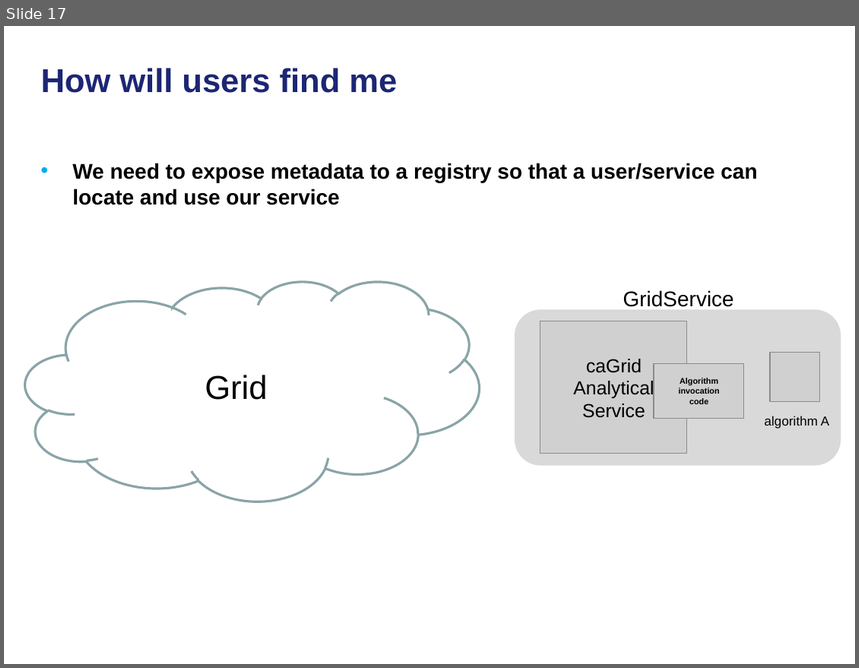
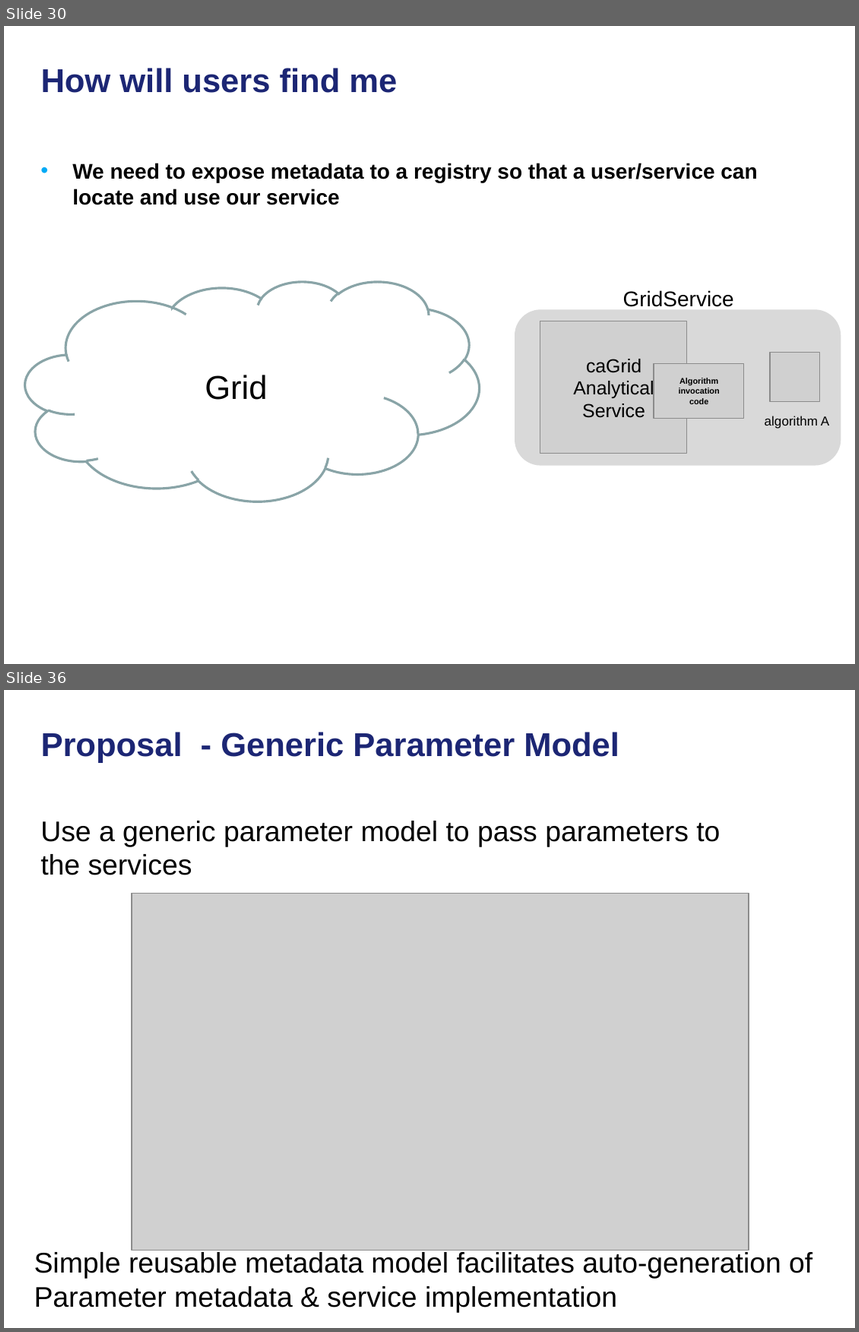
Before and after one commit to NCIP/cagrid-portal, a slide deck: cagrid-1-0/Documentation/presentations/200801_VCDE_ARCH/20080128_30_F2F_ASBP_Grid_BP.ppt. Shown one above the other, each under a label of ours: slide 17 before the commit, slides 30 and 36 after it; the slides between them are not shown. The pictures are 859x668 and 859x1332 pixels, drawn with LibreOffice and Linux fonts; fonts in the diff are those of the drawing; grey boxes stand for pictures; background and template pictures are left out. Boxes give left, top, right and bottom in pixels: in the first picture for what was removed or moved away, otherwise in the second. Text is boxed around its words. In the diff, an @@ line names an element or a change of style, - is before the commit and + after.

```diff
--- a/cagrid-1-0/Documentation/presentations/200801_VCDE_ARCH/20080128_30_F2F_ASBP_Grid_BP.ppt
+++ b/cagrid-1-0/Documentation/presentations/200801_VCDE_ARCH/20080128_30_F2F_ASBP_Grid_BP.ppt
@@ slide 36 added at (4,690,855,1328), background picture (left out) @@
@@ title added at (41,732,620,763), 28 pt, text #1C2674, bold @@
+Proposal - Generic Parameter Model
@@ text added at (40,821,720,875), 24 pt, text #000000 @@
+Use a generic parameter model to pass parameters to the services
@@ picture added at (132,894,749,1251) @@
@@ text added at (34,1252,813,1313), 24 pt, text #000000 @@
+Simple reusable metadata model facilitates auto-generation of Parameter metadata & service implementation
@@ what was slide 17 is now slide 30 @@
```
Also in this commit, not shown: 5 slides changed, 19 other slides added.
